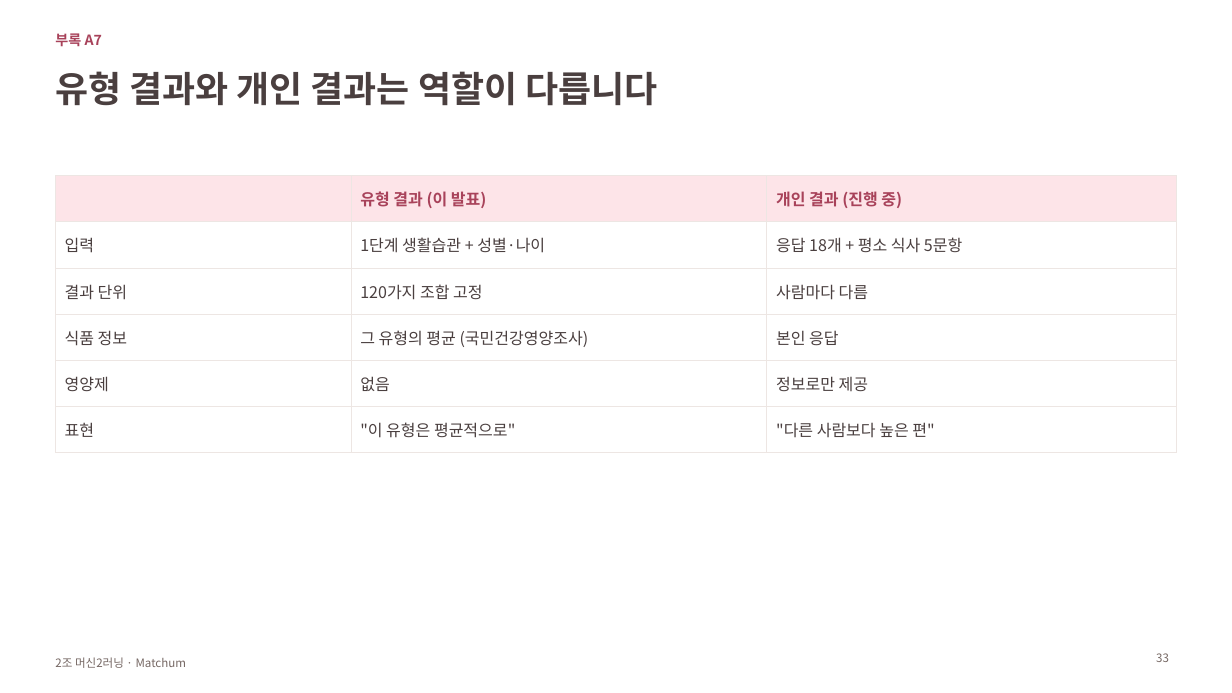
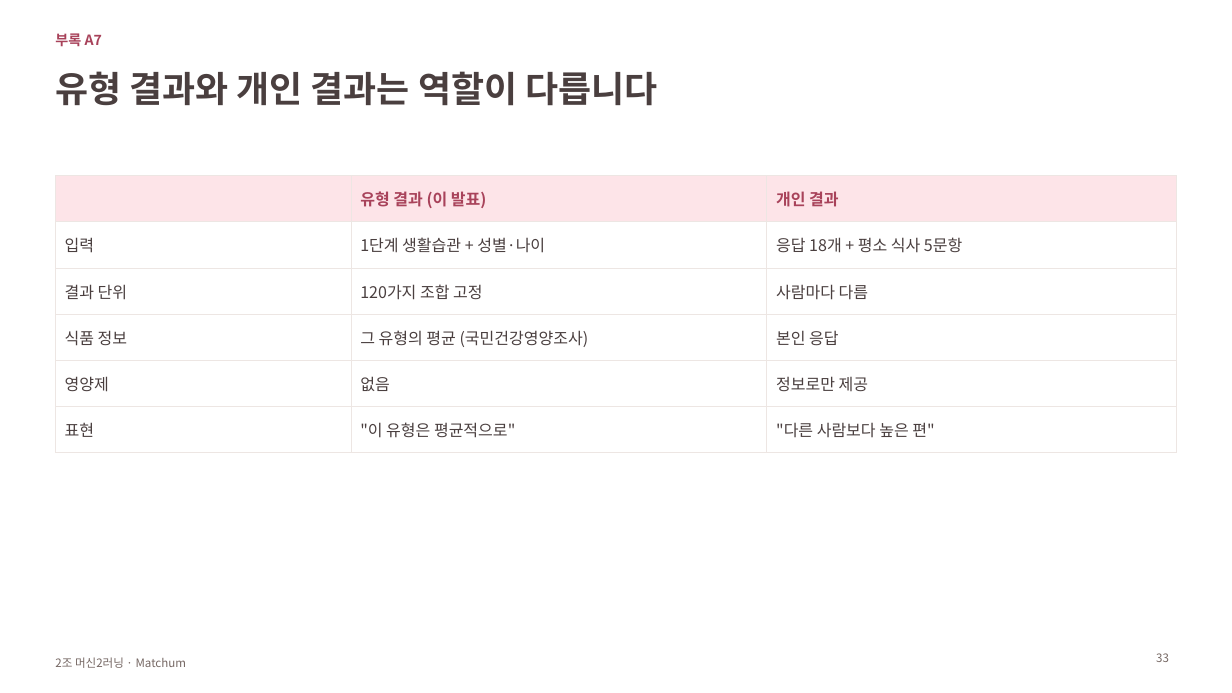
Before and after one commit to BigskyYang/Matchum, a slide deck: slide 33 of Yuhwan/발표_B안/최종발표_B안_생활습관유형_부족영양소.pptx. Drawn at 1232x693 pixels with LibreOffice and Linux fonts; fonts in the diff are those of the drawing. Boxes give left, top, right and bottom in pixels: in the first picture for what was removed or moved away, otherwise in the second. Text is boxed around its words. In the diff, an @@ line names an element or a change of style, - is before the commit and + after.

Commit message:
feat(web): 유형 설명과 개인 예측을 구분하고 설문 분기 및 발표 자료 개편

```diff
--- a/Yuhwan/발표_B안/최종발표_B안_생활습관유형_부족영양소.pptx
+++ b/Yuhwan/발표_B안/최종발표_B안_생활습관유형_부족영양소.pptx
@@ table at (55, 176, 1177, 442) @@
-row 1, column 3: 개인 결과 (진행 중)
+row 1, column 3: 개인 결과
```
Also in this commit, not shown: 11 other slides changed, 5 slides added, 1 slide removed, 36 other files.
